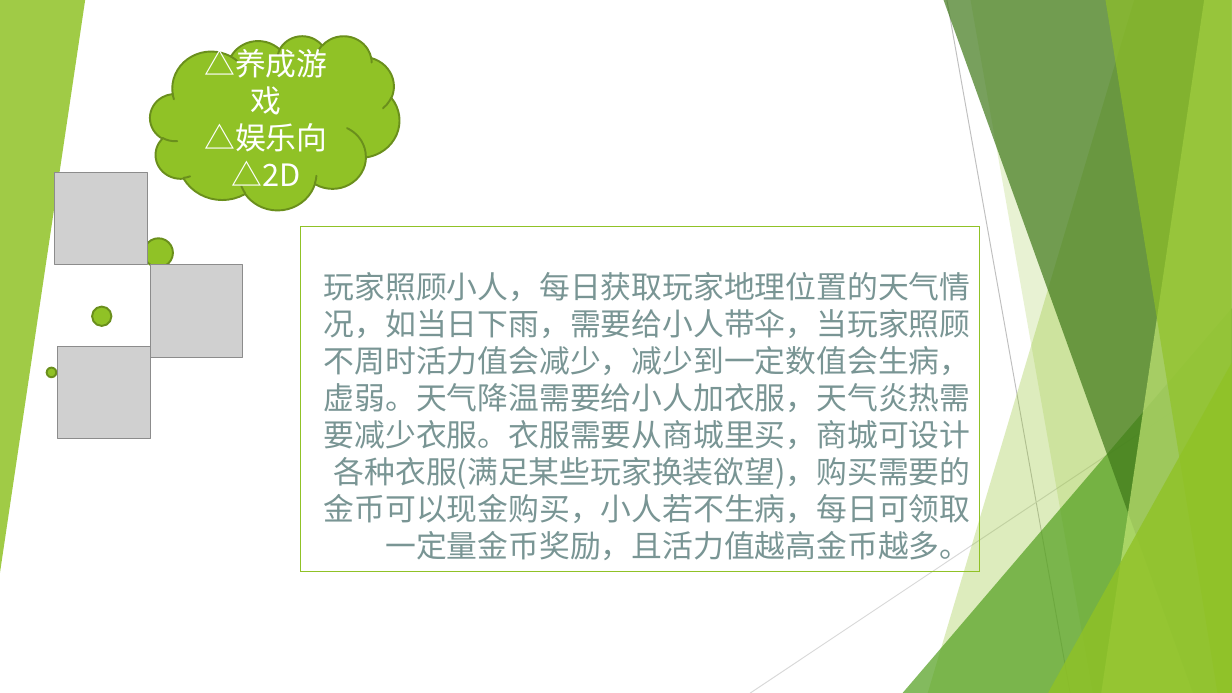
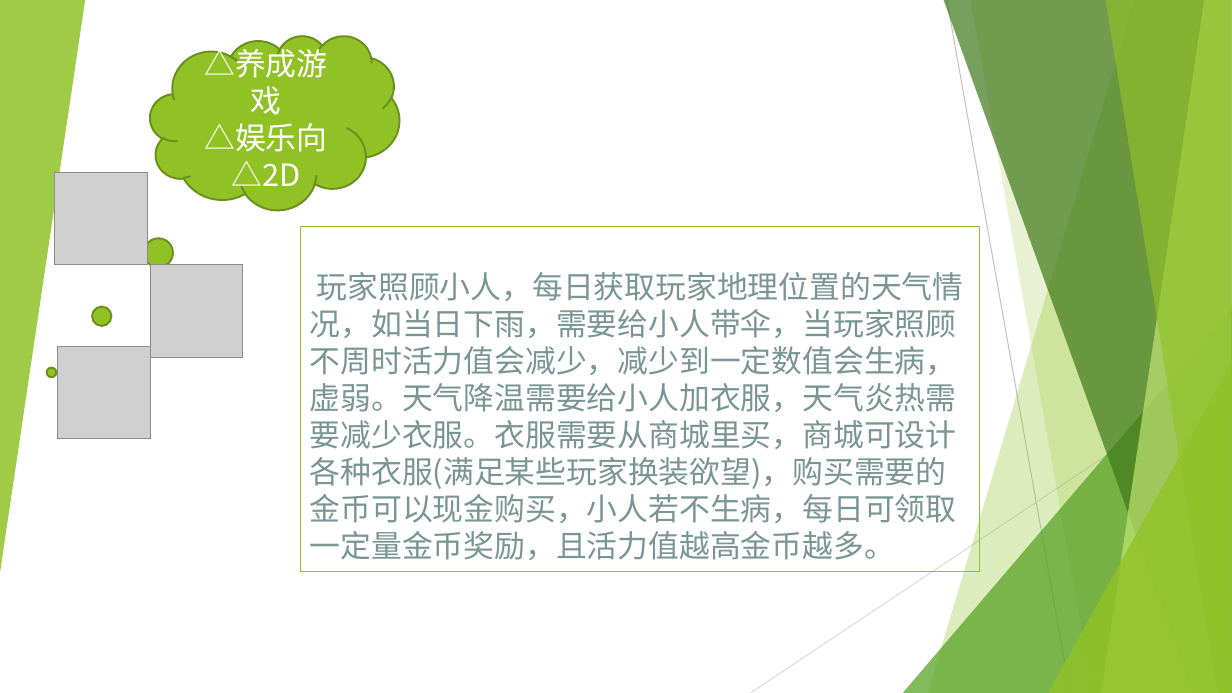
Before and after one commit to ThreePeopleGame/Death, a slide deck: slide 3 of Share/游戏想法_葛美玲.pptx. Drawn at 1232x693 pixels with LibreOffice and Linux fonts; fonts in the diff are those of the drawing; grey boxes stand for pictures. Boxes give left, top, right and bottom in pixels: in the first picture for what was removed or moved away, otherwise in the second. Text is boxed around its words. In the diff, an @@ line names an element or a change of style, - is before the commit and + after.

```diff
--- a/Share/游戏想法_葛美玲.pptx
+++ b/Share/游戏想法_葛美玲.pptx
@@ title "玩家照顾小人，每日获取玩家地理位置的天气情况，如当日下雨，需要给小人带伞，当玩家照顾不周时活力值会减少，减少到一定数值会 ..." at <box>300,226,980,572</box>: alignment right to left @@
```
Also in this commit, not shown: 3 other slides changed, 2 slides added.
